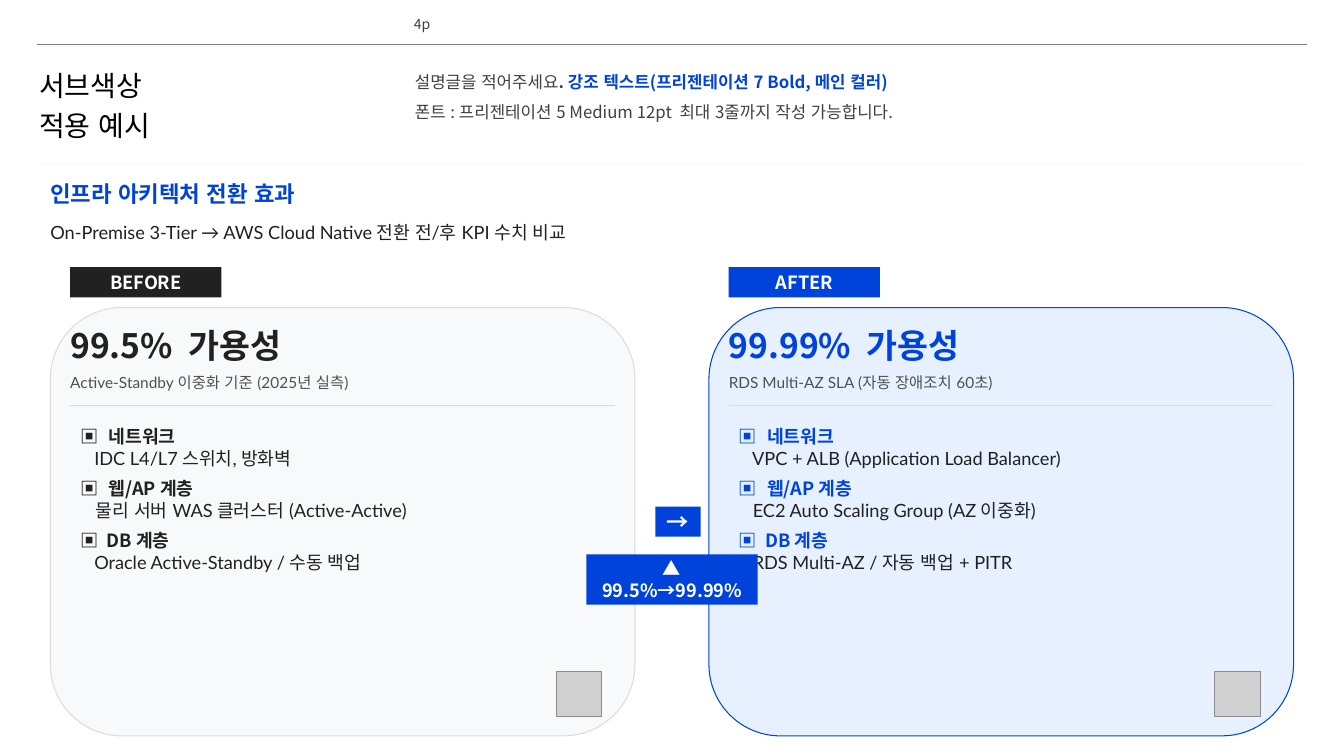
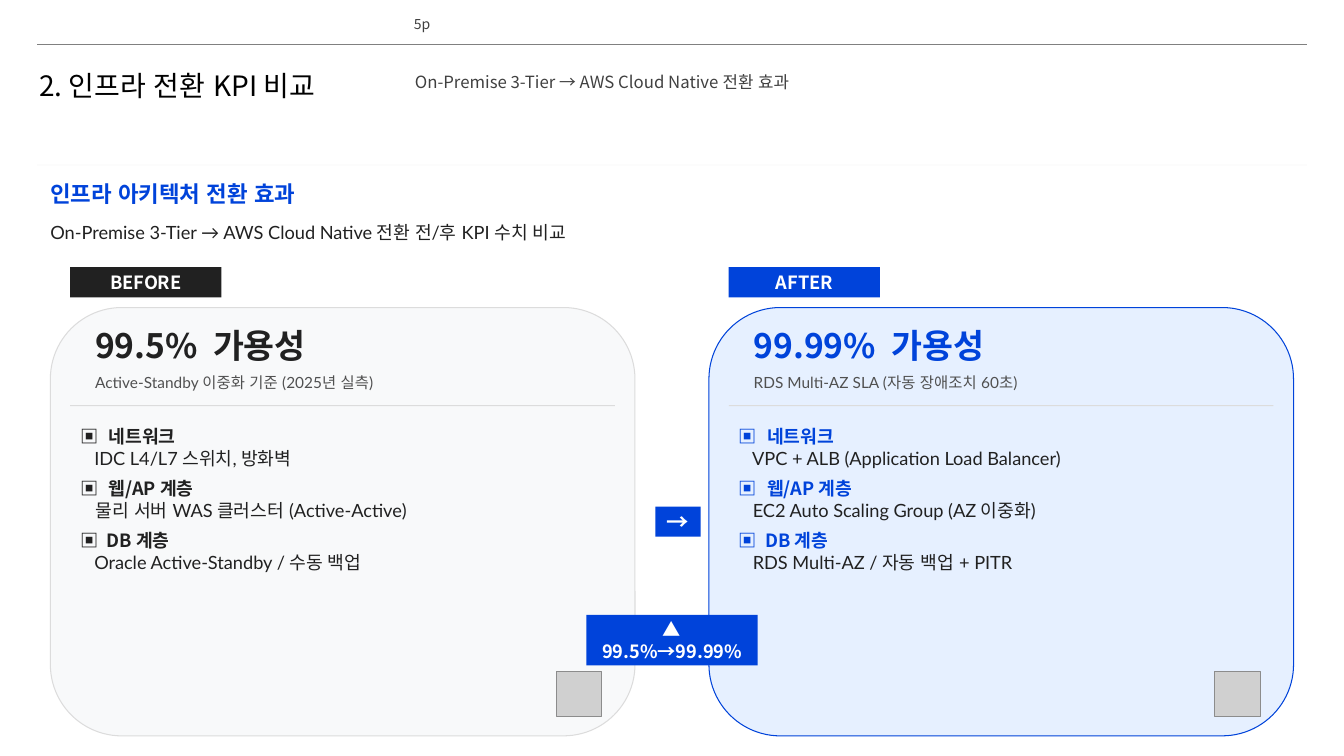
Before and after one commit to lhs6395-hslee/project-steer, a slide deck: slide 5 of results/pptx/Oracle_DB_Migration_Guide.pptx (slide 4 before the commit). Drawn at 1344x756 pixels with LibreOffice and Linux fonts; fonts in the diff are those of the drawing; grey boxes stand for pictures; background and template pictures are left out. Boxes give left, top, right and bottom in pixels: in the first picture for what was removed or moved away, otherwise in the second. Text is boxed around its words. In the diff, an @@ line names an element or a change of style, - is before the commit and + after.

```diff
--- a/results/pptx/Oracle_DB_Migration_Guide.pptx
+++ b/results/pptx/Oracle_DB_Migration_Guide.pptx
@@ page number at box(414, 19, 430, 32): text changed @@
-4p
+5p
@@ text at box(39, 72, 316, 99): text changed @@
-서브색상
-적용 예시
+2. 인프라 전환 KPI 비교
@@ text at box(415, 74, 789, 90): text changed @@
-설명글을 적어주세요. 강조 텍스트(프리젠테이션 7 Bold, 메인 컬러)
-폰트 : 프리젠테이션 5 Medium 12pt 최대 3줄까지 작성 가능합니다.
+On-Premise 3-Tier → AWS Cloud Native 전환 효과
@@ text "99.5% 가용성": place and size @@
-text "99.5% 가용성" at box(70, 329, 281, 361)
+text "99.5% 가용성" at box(95, 329, 306, 361)
@@ text "99.99% 가용성" rewrapped from box(729, 323, 960, 361) to box(754, 329, 984, 361) @@
@@ text "Active-Standby 이중화 기준 (2025년 실측)": place and size @@
-text "Active-Standby 이중화 기준 (2025년 실측)" at box(70, 375, 349, 391)
+text "Active-Standby 이중화 기준 (2025년 실측)" at box(95, 375, 374, 391)
@@ text "RDS Multi-AZ SLA (자동 장애조치 ...": place and size @@
-text "RDS Multi-AZ SLA (자동 장애조치 ..." at box(729, 375, 992, 390)
+text "RDS Multi-AZ SLA (자동 장애조치 ..." at box(754, 375, 1017, 390)
@@ rectangle "▲ 99.5%→99.99%": place and size @@
-rectangle "▲ 99.5%→99.99%" at box(587, 555, 758, 605)
+rectangle "▲ 99.5%→99.99%" at box(587, 615, 758, 665)
```
Also in this commit, not shown: 8 other slides changed, 1 slide added, 7 other files.
